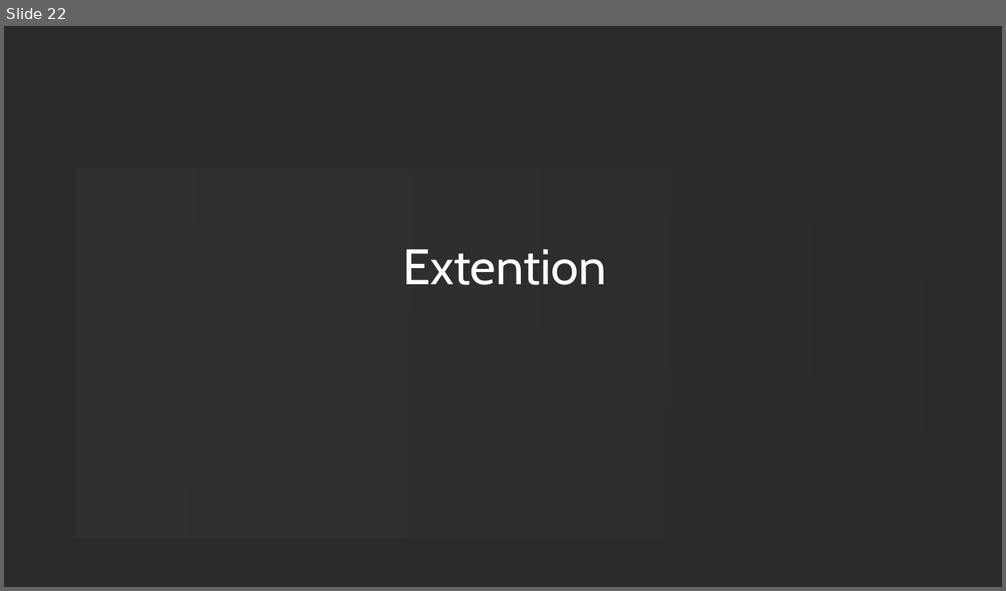
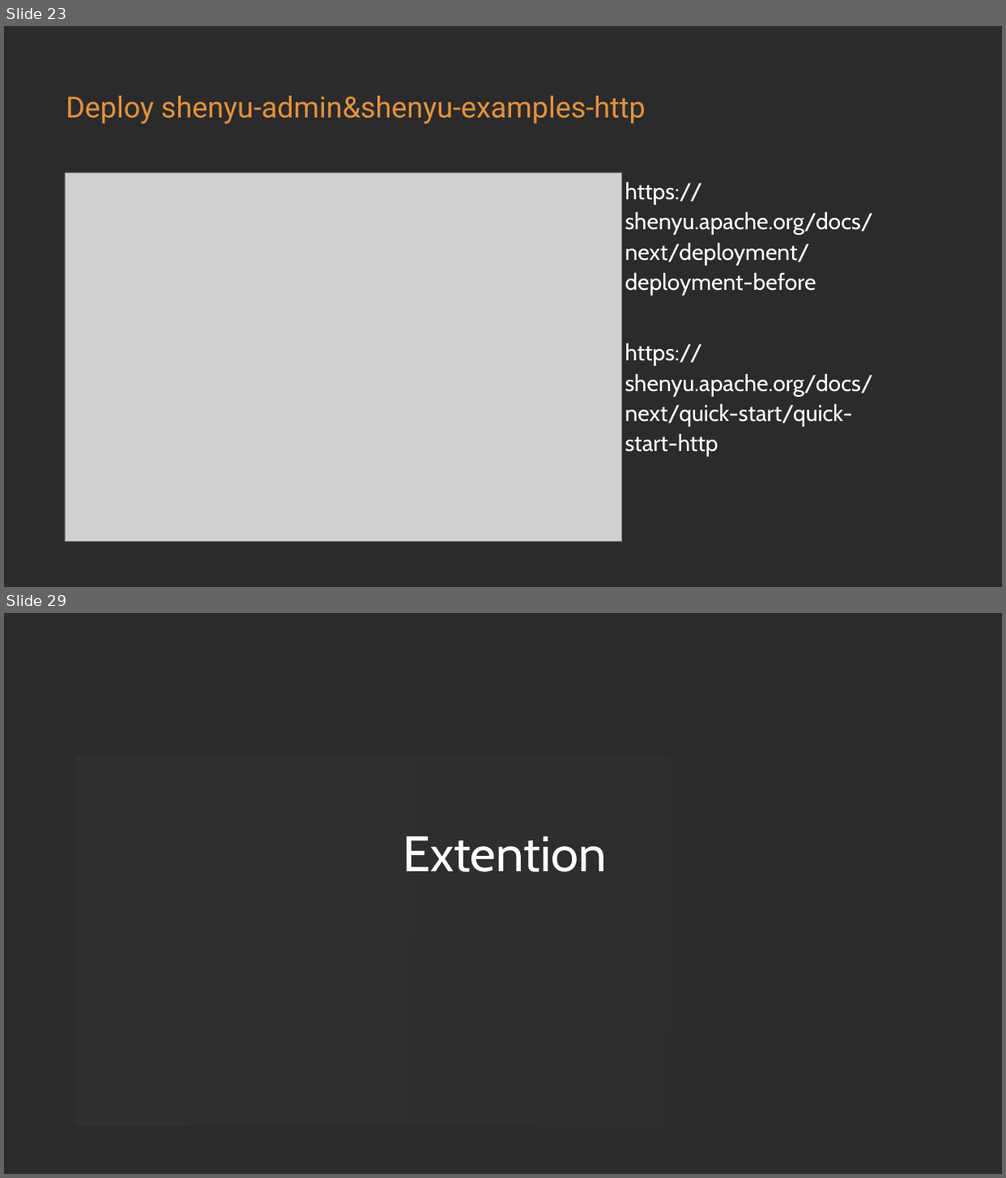
Before and after one commit to loongs-zhang/ACOCA2024-PlayWithWASM, a slide deck: PlayWithWASM.pptx. Shown one above the other, each under a label of ours: slide 22 before the commit, slides 23 and 29 after it; the slides between them are not shown. The pictures are 1006x591 and 1006x1178 pixels, drawn with LibreOffice and Linux fonts; fonts in the diff are those of the drawing; grey boxes stand for pictures; background and template pictures are left out; a plain dark background stands for a picture behind light text. Boxes give left, top, right and bottom in pixels: in the first picture for what was removed or moved away, otherwise in the second. Text is boxed around its words. In the diff, an @@ line names an element or a change of style, - is before the commit and + after.

```diff
--- a/PlayWithWASM.pptx
+++ b/PlayWithWASM.pptx
@@ slide 23 added at bbox=[4, 26, 1002, 587], background picture (left out) @@
@@ text added at bbox=[66, 96, 646, 124], 56 pt, text gradient #E3913F to #732D79 @@
+Deploy shenyu-admin&shenyu-examples-http
@@ picture added at bbox=[65, 173, 621, 541] @@
@@ text added at bbox=[625, 182, 873, 456], 44 pt, text #FFFFFF @@
+https://shenyu.apache.org/docs/next/deployment/deployment-before
+https://shenyu.apache.org/docs/next/quick-start/quick-start-http
@@ what was slide 22 is now slide 29 @@
```
Also in this commit, not shown: 1 slide changed, 7 other slides added, 1 slide removed, 1 other file.
